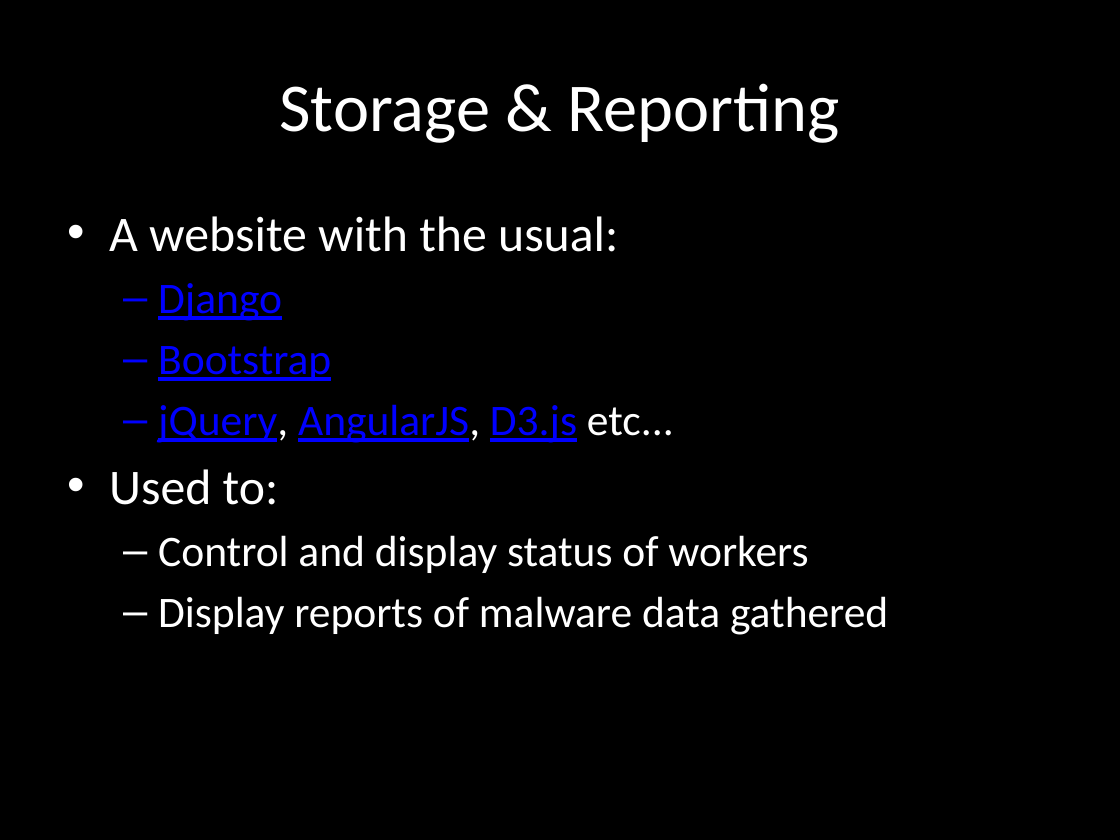
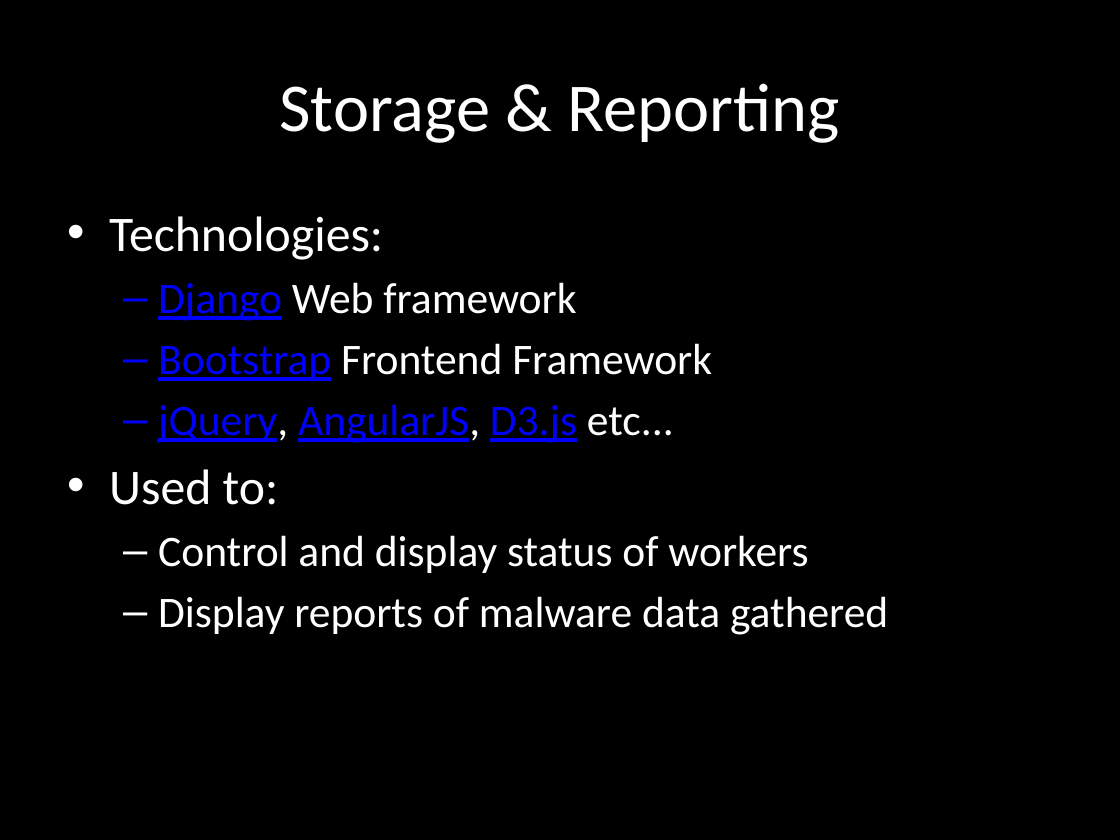
Before and after one commit to chrissorchard/malucrawl, a slide deck: slide 11 of doc/pres1/wk4-progress.pptx. Drawn at 1120x840 pixels with LibreOffice and Linux fonts; fonts in the diff are those of the drawing; background and template pictures are left out. Boxes give left, top, right and bottom in pixels: in the first picture for what was removed or moved away, otherwise in the second. Text is boxed around its words. In the diff, an @@ line names an element or a change of style, - is before the commit and + after.

```diff
--- a/doc/pres1/wk4-progress.pptx
+++ b/doc/pres1/wk4-progress.pptx
@@ text at bbox=[109, 216, 712, 381]: text changed; size 32 to 28 pt @@
-• A website with the usual:
-  – Django
-  – Bootstrap
+• Technologies:
+  – Django Web framework
+  – Bootstrap Frontend Framework
```
Also in this commit, not shown: 4 other slides changed.
